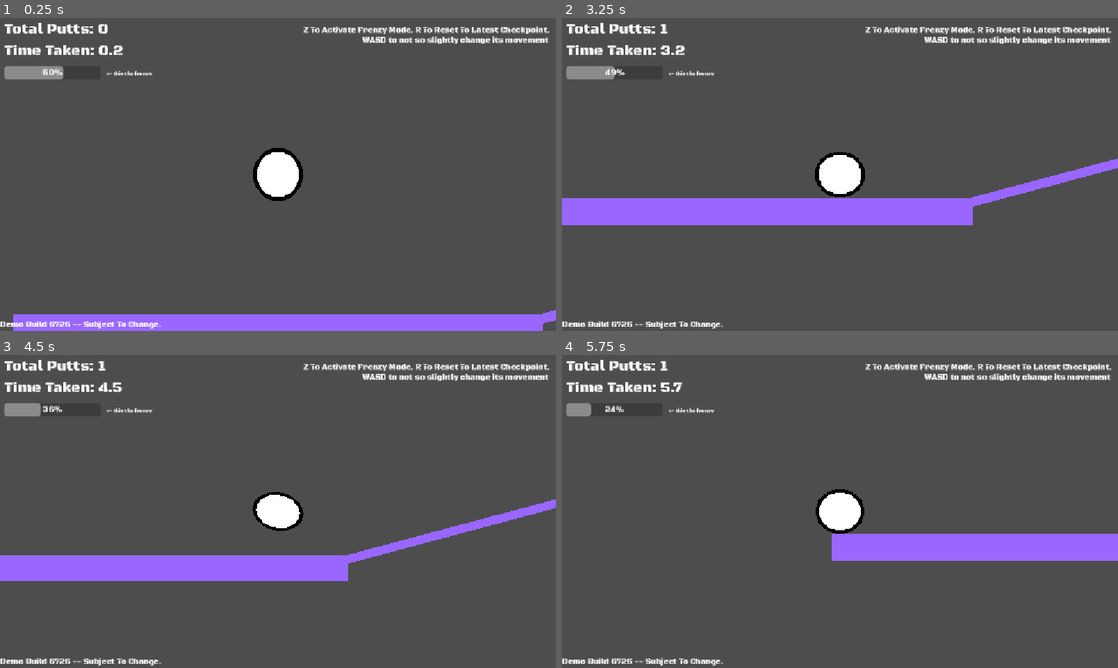
Above: before the commit, frames 1-4 (two rows, left to right).
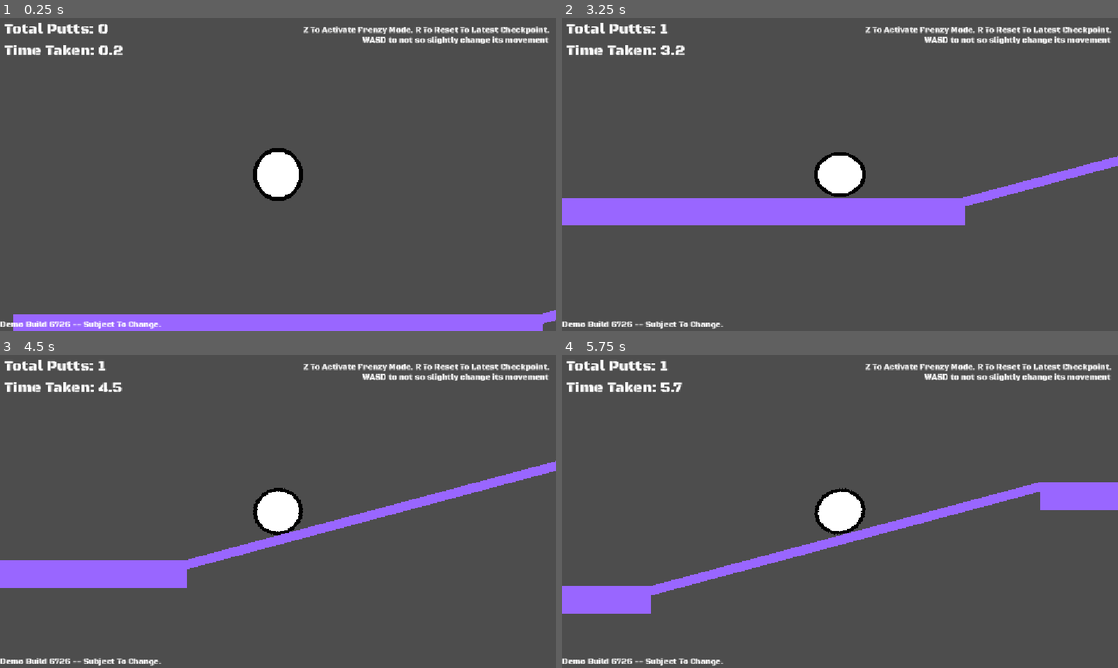
Above: after the commit, the same moments.

Repository: theeggswork/Goofball-Golfers
Game: Godot game, scene res://Levels/Testmap.tscn
The game is run twice, just before and just after one commit, with the same random seed, the same clock (stepped at 60 frames per second) and the same inputs.
Inputs (mouse positions are in pixels of both pictures, inside the frame that each line leads up to):
- Up to frame 1 (0.25 s): no input
- Up to frame 2 (3.25 s): move the mouse to (962, 158) at 0.52 s; press the mouse at (962, 158) at 0.53 s; tap A (a) at 0.8, 1.35 s; move the mouse to (728, 190) at 1.27 s; release the mouse at (728, 190) at 1.28 s; hold Space (SlamDown) 1.28-2.03 s; tap Z (activatefrenzy) at 1.55, 2.1 s; move the mouse to (895, 105) at 2.02 s; hold D (d) 2.03-2.78 s; move the mouse to (812, 237) at 2.77 s; tap D (d) at 2.85 s; click (812, 237) at 3.05 s
- Up to frame 3 (4.5 s): move the mouse to (444, 558) at 3.52 s; press the mouse at (444, 558) at 3.53 s; hold Space (SlamDown) from 3.53 s (still down); tap A (a) at 3.8, 4.35 s; move the mouse to (111, 464) at 4.27 s; release the mouse at (111, 464) at 4.28 s
- Up to frame 4 (5.75 s): keep holding Space (SlamDown); tap Z (activatefrenzy) at 4.55, 5.1 s; move the mouse to (867, 511) at 5.02 s; hold D (d) from 5.03 s (still down)

The runs differ from the first frame. In frame 1, 0.5% of the frame differs, in the area x 0-28%, y 15-20%; in frame 2, 1.0%; in frame 3, 7.1%; in frame 4, 9.3%, in the area x 0-100%, y 15-83%.

Commit message:
no mor frenzy :(

Diff:
--- a/Scripts/GolfScript.gd
+++ b/Scripts/GolfScript.gd
@@ -8,8 +8,6 @@
 @onready var winaudio = $WinAudio
 var checkpointpos = Vector2.ZERO
 var mat = PhysicsMaterial.new()
-var frenzy = false
-var frenzycounter = 60 # haha you have to EARN the frenzy mode
 var totalputts = 0
 var linecolor;
 var gamefunc_enabled = true
@@ -28,15 +26,7 @@
 
 # Called every frame. 'delta' is the elapsed time since the previous frame.
 func _process(delta: float) -> void:
-	# My codes messy i know get used to it.
-	if Input.is_action_just_released("activatefrenzy"):
-		frenzy = true
-	if frenzy:
-		frenzycounter -= 10 * delta
-		if frenzycounter <= 0:
-			frenzycounter = 0
-			frenzy = false
-
+	pass
 func _physics_process(delta: float) -> void:
 	# Visuals
 	if gamefunc_enabled:
@@ -49,19 +39,13 @@
 		if gamefunc_enabled:
 			scale = Vector2(1 + (stretch * 1.3), 1 - (stretch * 1.3))
 	# Putting System
-	var can_hit = speed < 150
 	var mouse_pos = get_global_mouse_position()
 	var direction = mouse_pos - global_position
+	var can_hit = speed < 150 and (abs(direction.x) + abs(direction.y)) < 650
 	if Input.is_action_just_released("Putt"):
 		line.clear_points()
-		if frenzy:
-			apply_central_impulse(direction * 3)
-		elif can_hit:
+		if can_hit:
 			totalputts += 1
-			if frenzycounter + 5 <= 100:
-				frenzycounter += 5
-			else:
-				frenzycounter += 100 - frenzycounter
 			apply_central_impulse(direction * 4)
 	if Input.is_action_just_pressed("SlamDown"):
 		linear_velocity.y += 300
@@ -72,7 +56,7 @@
 	if Input.is_action_just_released("restart"):
 		death()
 	if Input.is_action_pressed("Putt"):
-		if (can_hit and (abs(direction.x) + abs(direction.y)) < 650) or frenzy:
+		if can_hit:
 			line.default_color = Color(0.542, 1.0, 0.511, 1.0)
 		else:
 			line.default_color = Color(1.0, 0.451, 0.382, 1.0)
--- a/Scripts/HUD.gd
+++ b/Scripts/HUD.gd
@@ -1,7 +1,6 @@
 extends Control
 @onready var totalputts = $TotalPutts
 @onready var timetaken = $TimeTaken
-@onready var frenzy = $Frenzy
 @onready var player = get_tree().current_scene.get_node("Player")
 
 # Called when the node enters the scene tree for the first time.
@@ -13,4 +12,3 @@
 func _process(delta: float) -> void:
 	totalputts.text = "Total Putts: " + str(player.totalputts)
 	timetaken.text = "Time Taken: " + str(snapped(player.timetaken, 0.1))
-	frenzy.value = player.frenzycounter
--- a/Tscn/HUD.tscn
+++ b/Tscn/HUD.tscn
@@ -32,15 +32,6 @@
 theme_override_font_sizes/font_size = 30
 text = "Time Taken"
 
-[node name="Frenzy" type="ProgressBar" parent="Control" unique_id=2105793348]
-custom_minimum_size = Vector2(200, 0)
-layout_mode = 0
-offset_left = 9.0
-offset_top = 100.0
-offset_right = 209.0
-offset_bottom = 127.0
-theme_override_fonts/font = ExtResource("2_10013")
-
 [node name="Demo" type="Label" parent="Control" unique_id=1885158358]
 layout_mode = 0
 offset_top = 625.0
@@ -66,13 +57,3 @@
 offset_bottom = 59.0
 theme_override_fonts/font = ExtResource("2_10013")
 text = "WASD to not so slightly change its movement"
-
-[node name="Reminder" type="Label" parent="Control" unique_id=1004848956]
-layout_mode = 0
-offset_left = 220.0
-offset_top = 109.0
-offset_right = 501.0
-offset_bottom = 148.0
-theme_override_fonts/font = ExtResource("2_10013")
-theme_override_font_sizes/font_size = 10
-text = "<- this the frenzy"
